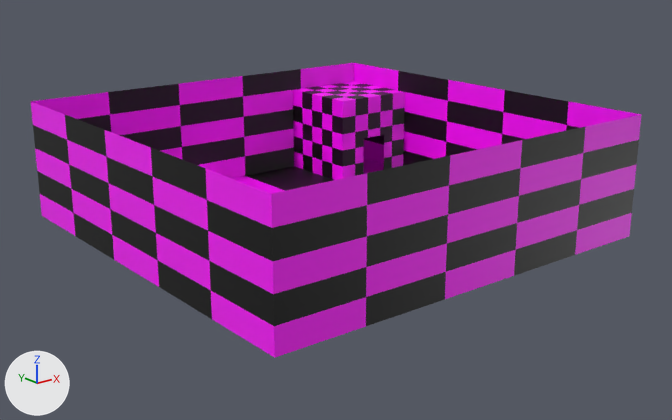
An edit to the Blender file Need for Pee/Assets/Blenders/level_true.blend, drawn before and after from the same camera.
Rendered twice from a 50 mm camera at (-91.4, -116.9, 49.1) aimed at (0.0, -2.7, 3.4). The lights are fixed; the arrows at lower left show +X, +Y and +Z.
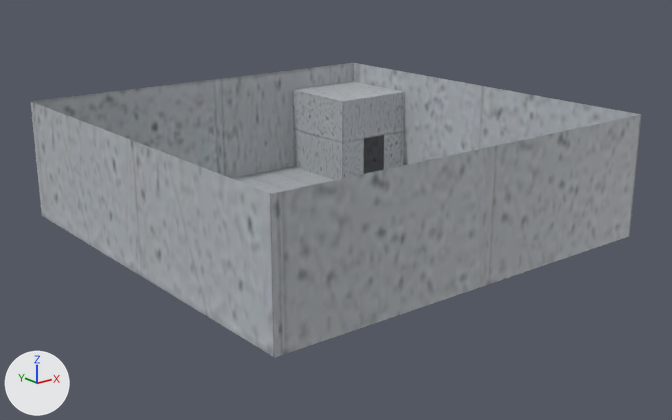
Where the change shows, as pixel boxes (x1, y1, x2, y2) in the pictures (672 x 420 px):
'Plane', surface changed: (31, 63, 641, 357) in both
'Cube', surface changed (pink to grey): (293, 82, 405, 180) in both

The change, as a list of edits to the scene's bpy script:
```text
Add img_target_floor_webp:
    img_target_floor_webp = load_image('target_floor.webp', '../Images/target_floor.webp', 365, 602, 'sRGB')
Change mat_material_002:
    remove n2 = _N.new('ShaderNodeTexChecker'); n2.name = 'Checker Texture'
    remove n2.inputs[1].default_value = (0.0, 0.0, 0.0, 1.0)  # 'Color1', black #000000
    remove n2.inputs[2].default_value = (1.0, 0.0, 1.0, 1.0)  # 'Color2', pink #ff00ff
    add n3 = _N.new('ShaderNodeTexImage'); n3.name = 'Image Texture'
    add n3.image = img_target_floor_webp
    where n0 = _N.new('ShaderNodeBsdfPrincipled'); n0.name = 'Principled BSDF'
    remove _L.new(n2.outputs[0], n0.inputs[0])  # 'Color' to 'Base Color'
    add _L.new(n3.outputs[0], n0.inputs[0])  # 'Color' to 'Base Color'
```
